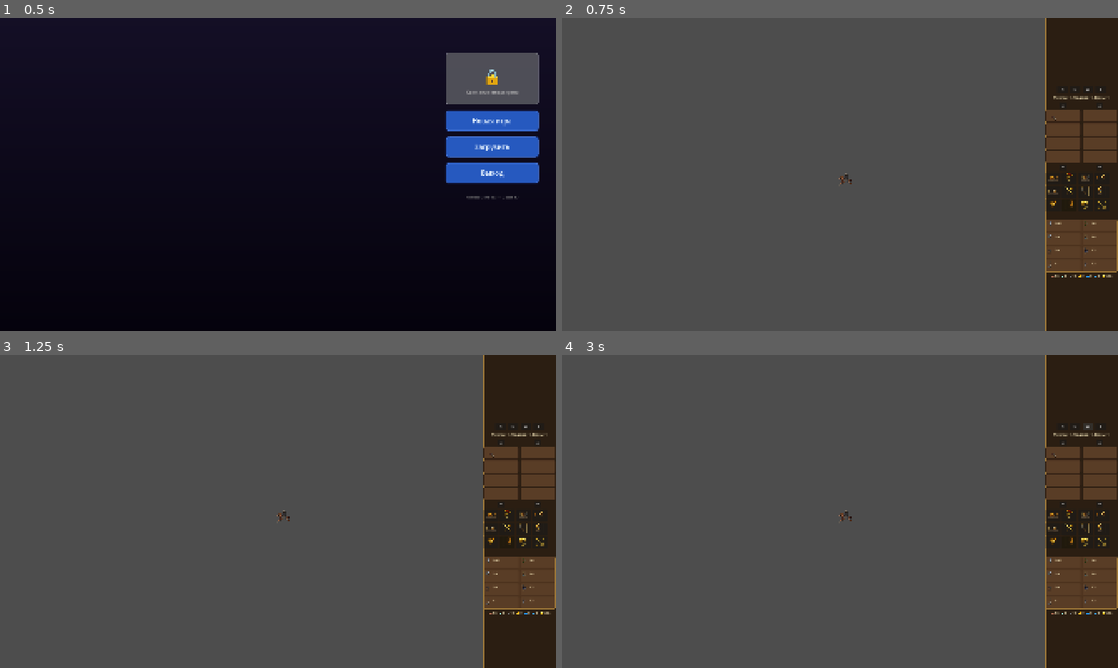
Above: before the commit, frames 1-4 (two rows, left to right).
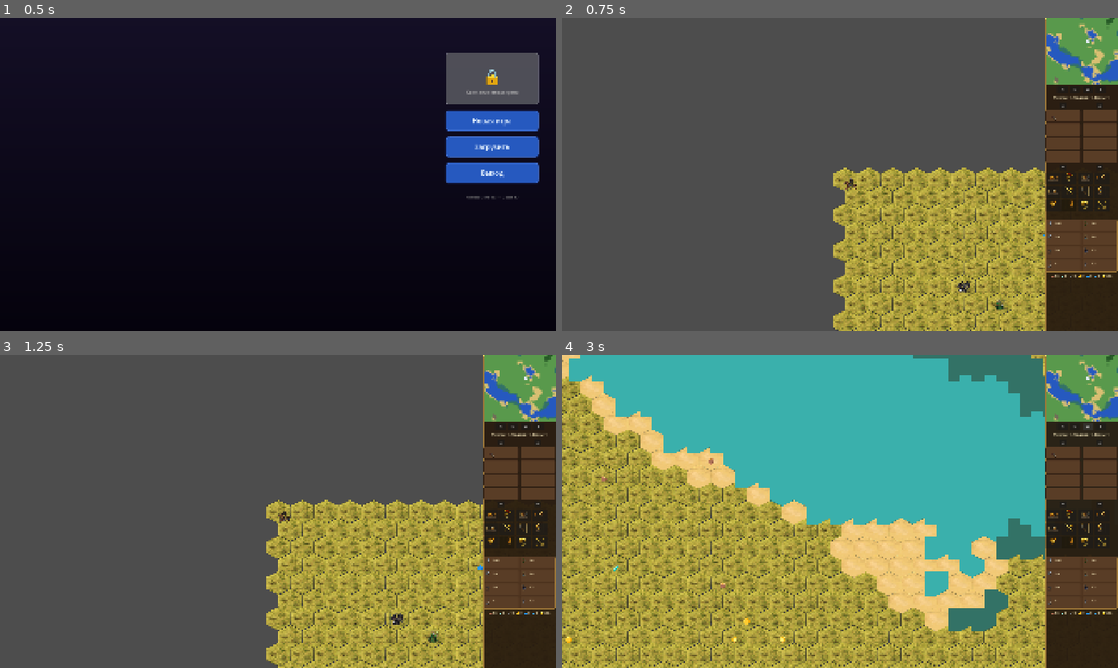
Above: after the commit, the same moments.

Repository: DmitriyRudenskiy/sigil-of-the-unwilling
Game: Godot game, scene res://scenes/MainMenu.tscn
Two runs of this game, one before a commit and one after it. Both use one fixed random seed, a clock stepped at 60 frames per second and the inputs below.
Inputs:
- Up to frame 1 (0.5 s): no input
- Up to frame 2 (0.75 s): click "Новая игра" at 0.5 s
- Up to frame 3 (1.25 s): no input
- Up to frame 4 (3 s): click "N" at 1.25 s; click "S" at 2 s; click "W" at 2.75 s

Frame 1 is identical in both runs. In frame 2, 22% of the frame differs, in the area x 48-100%, y 0-100%; in frame 3, 22%; in frame 4, 89%, in the area x 0-100%, y 0-100%.
Error before the commit: Parse Error: Could not preload resource script "res://scripts/map/MapModel.gd". (res://scripts/MapGenerator.gd:6)

Commit message:
fix: nested typed collections not supported in GDScript
- Revert MapModel.enemy_stacks to plain Dictionary (no Array[UnitStack] nesting)
- Fix WorldController.start_battle to accept Array with runtime cast
- Fix indentation in MapSpawner.place_enemies() (broken by earlier edit)

Diff:
--- a/scripts/WorldController.gd
+++ b/scripts/WorldController.gd
@@ -120,10 +120,10 @@
 			return
 
 
-func start_battle(enemy_army: Array[UnitStack], enemy_cell: Vector2i) -> void:
+func start_battle(enemy_army: Array, enemy_cell: Vector2i) -> void:
 	_pending_enemy_cell = enemy_cell
 	_hero.force_stop()
-	_battle_flow.start_battle(_hero.get_army_for_battle(), enemy_army)
+	_battle_flow.start_battle(_hero.get_army_for_battle(), enemy_army as Array[UnitStack])
 
 
 # ==================== BATTLE LIFECYCLE ====================
--- a/scripts/map/MapModel.gd
+++ b/scripts/map/MapModel.gd
@@ -1,6 +1,8 @@
 class_name MapModel
 extends RefCounted
 ## Данные карты: шум, биомы, проходимость.
+
+const _UnitStack = preload("res://scripts/unit_stack.gd")
 
 var map_width: int = 60
 var map_height: int = 60
@@ -20,7 +22,7 @@
 var village_cells: Array[Vector2i] = []
 var resource_cells: Dictionary = {}
 var decor_cells: Dictionary = {}
-var enemy_stacks: Dictionary[Vector2i, Array[UnitStack]] = {}
+var enemy_stacks: Dictionary = {}
 
 
 func generate_noise() -> void:
--- a/scripts/map/MapSpawner.gd
+++ b/scripts/map/MapSpawner.gd
@@ -62,7 +62,7 @@
 		if not model.is_walkable(cell) or model.enemy_stacks.has(cell) or cell in model.village_cells or model.resource_cells.has(cell):
 			continue
 
-				var faction_idx: int = rng.randi_range(0, UnitRegistry.FACTION_SETS.size() - 1)
+		var faction_idx: int = rng.randi_range(0, UnitRegistry.FACTION_SETS.size() - 1)
 		var faction_pool: Array = UnitRegistry.FACTION_SETS[faction_idx]
 		var army: Array[UnitStack] = []
 		for i in rng.randi_range(1, 3):
--- a/scripts/unit_stack.gd
+++ b/scripts/unit_stack.gd
@@ -1,6 +1,8 @@
 class_name UnitStack
 extends RefCounted
 ## Runtime stack: reference to definition + mutable count.
+
+const _UnitStats = preload("res://scripts/unit_stats.gd")
 
 var stats: UnitStats
 var count: int = 0
Not shown, added: scripts/BattleAI.gd.uid
Not shown, added: scripts/BattleFlow.gd.uid
Not shown, added: scripts/BattleState.gd.uid
Not shown, added: scripts/BattleUI.gd.uid
Not shown, added: scripts/BattleView.gd.uid
Not shown, added: scripts/WorldCamera.gd.uid
Not shown, added: scripts/WorldInput.gd.uid
Not shown, added: scripts/WorldSpawner.gd.uid
Not shown, added: scripts/map/MapModel.gd.uid
Not shown, added: scripts/map/MapRenderer.gd.uid
Not shown, added: scripts/map/MapSpawner.gd.uid
Not shown, added: scripts/ui/ArmyPanel.gd.uid
(and 8 more such lines)
